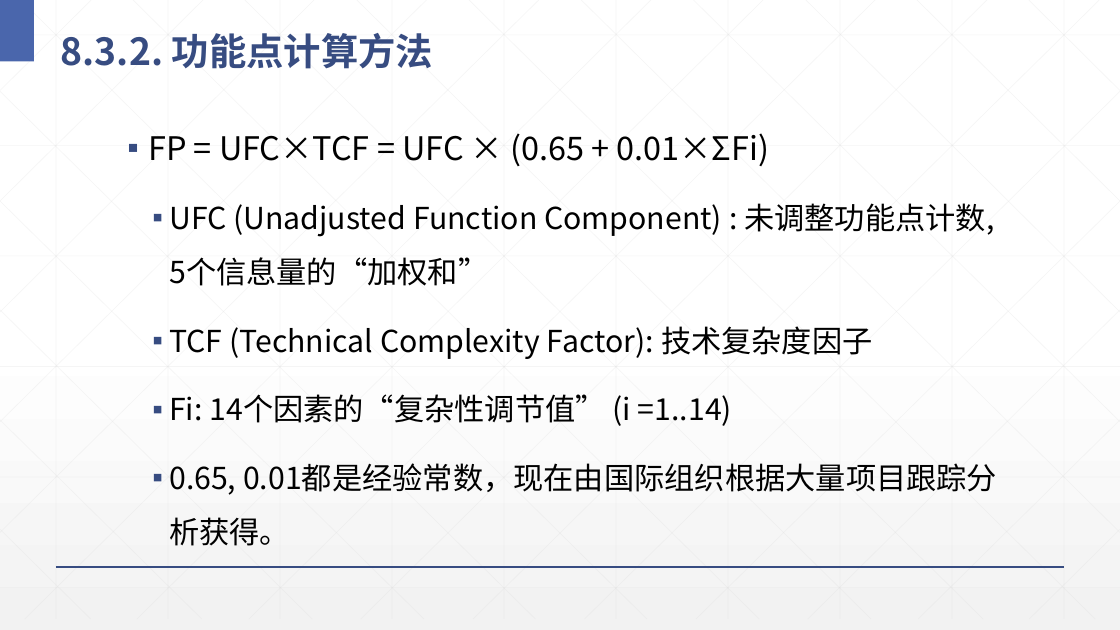
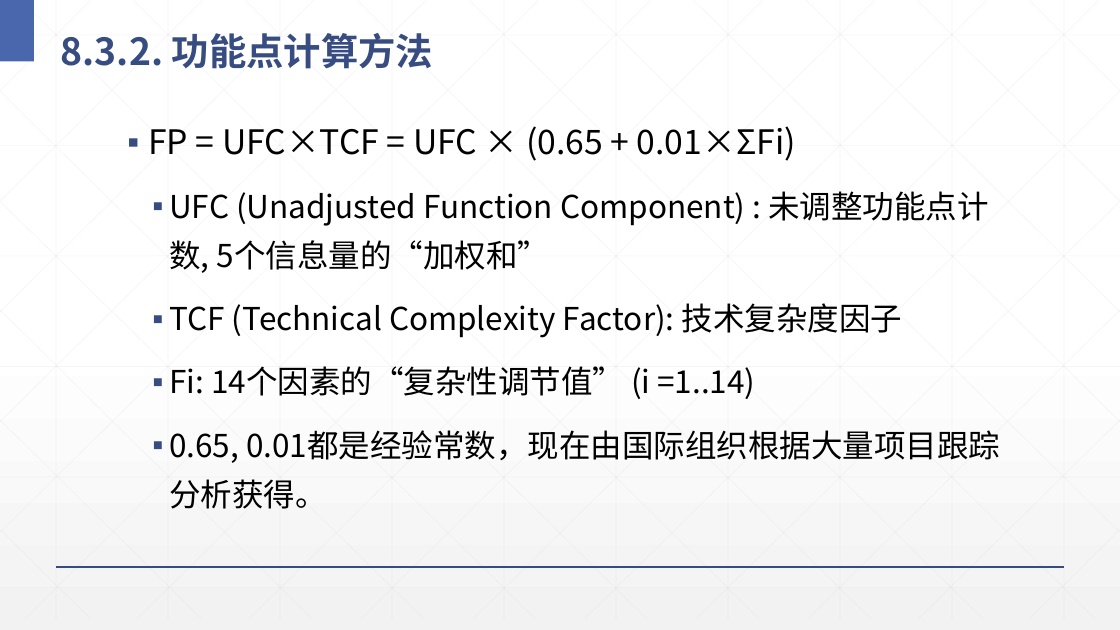
Before and after one commit to Panamera-Turbo/Software_Engineering, a slide deck: slide 21 of 8软件项目管理的概念.pptx. Drawn at 1120x630 pixels with LibreOffice and Linux fonts; fonts in the diff are those of the drawing. Boxes give left, top, right and bottom in pixels: in the first picture for what was removed or moved away, otherwise in the second. Text is boxed around its words. In the diff, an @@ line names an element or a change of style, - is before the commit and + after.

```diff
--- a/8软件项目管理的概念.pptx
+++ b/8软件项目管理的概念.pptx
@@ text "FP = UFC×TCF = UFC ..." at (148,126,1000,509): size 27.8 to 28.9 pt in "FP = UFC×TCF = UFC × (0.65 ..."; size 25.9 to 27 pt in "UFC (Unadjusted Function Component) : 未调整功能点计数, 5个信息量的“加权和”", "TCF (Technical Complexity Factor): 技术复杂度因子", "Fi: 14个因素的“复杂性调节值” (i =1..14)", "0.65, 0.01都是经验常数，现在由国际组织根据大量项目跟踪分析获得。"; line spacing 1.5 to 1.3 @@
```
Also in this commit, not shown: 44 other slides changed, 7 other files.
